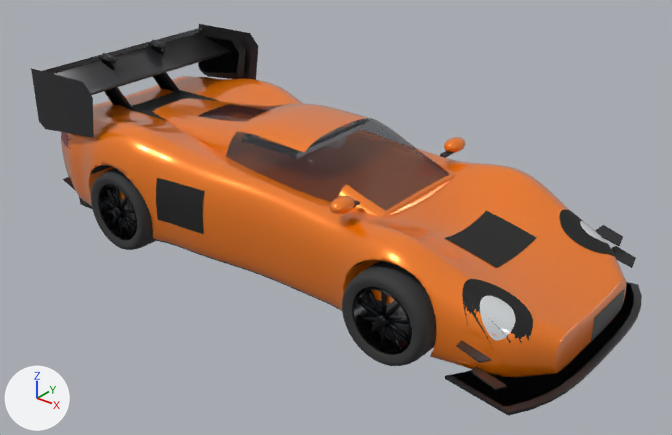
The glTF model modules/graphics/cars/mclaren_720s_gt3.glb, before and after one commit.
Rendered twice from a camera (50 mm lens) standing at (4.59, -5.26, 3.64) and looking at (0.44, -0.08, 0.43). The lights are fixed; the arrows at lower left show +X, +Y and +Z. The first picture is the older version. Where no turn or scale is listed for an object, it has been applied to the vertices. Vertices at exactly the same position are counted once.

Names of what the first picture shows: 'body', 'bumper_front', 'bumper_rear', 'cabin', 'canards', 'splitter', 'splitter_up', 'wheel_fr_spin', 'wheel_rr_spin', 'wing_rear', 'wing_rear_up2', 'wing_rear_up3' and 4 more.
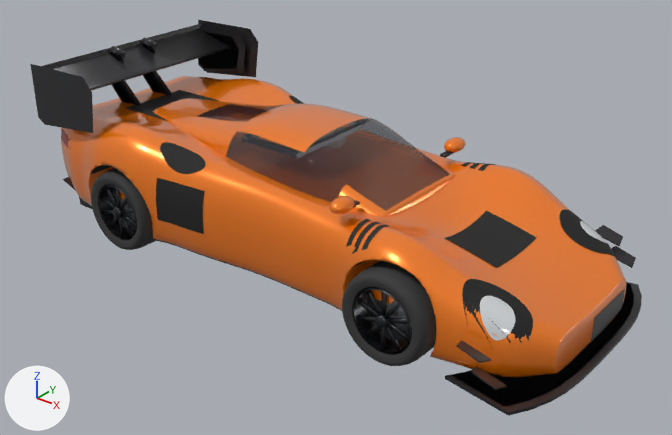
Edits to the bpy script that builds the scene:
```text
Change me_body_004:
    remove me_body_004.from_pydata(...)  # 11247 vertices, 22064 faces; spans x -1.7..2.04, y -1.0..1.0, z 0.08..1.04
    add me_body_004.from_pydata(...)  # 12577 vertices, 24296 faces; spans x -1.7..2.04, y -1.0..1.0, z 0.08..1.04
    me_body_004 part 1: a new loose piece of 171 vertices spanning x -0.76..-0.3, y 0.67..0.86, z 0.82..0.97, in mat_intake (black #161616)
    me_body_004 part 2: a new loose piece of 171 vertices spanning x -0.76..-0.3, y -0.86..-0.67, z 0.82..0.97, in mat_intake (black #161616)
    me_body_004 part 3: a new loose piece of 171 vertices spanning x 1.29..1.34, y 0.61..0.88, z 0.75..0.86, in mat_vent (black #191919)
    me_body_004 part 4: a new loose piece of 171 vertices spanning x 1.29..1.34, y -0.88..-0.61, z 0.75..0.86, in mat_vent (black #191919)
    me_body_004 part 5: a new loose piece of 171 vertices spanning x 1.22..1.26, y -0.88..-0.61, z 0.69..0.85, in mat_vent (black #191919)
    me_body_004 part 6: a new loose piece of 152 vertices spanning x 1.14..1.18, y -0.84..-0.61, z 0.71..0.84, in mat_vent (black #191919)
    other edits to the shape of me_body_004 do not show in these pictures
Change me_wing_rear:
    remove me_wing_rear.from_pydata(...)  # 104 vertices, 174 faces; spans x -2.11..-1.53, y -0.92..0.92, z 0.9..1.29
    add me_wing_rear.from_pydata(...)  # 104 vertices, 174 faces; spans x -2.11..-1.53, y -0.92..0.92, z 0.89..1.33
    me_wing_rear part 7: the loose piece of 56 vertices spanning x -2.07..-1.74, y -0.92..0.92, z 1.12..1.2 is moved by (0.0, 0.0, 0.04)
    me_wing_rear part 8: the loose piece of 6 vertices spanning x -2.11..-1.53, y 0.92, z 0.9..1.29 is moved by (0.0, 0.0, 0.04)
    me_wing_rear part 9: the loose piece of 16 vertices spanning x -2.11..-1.75, y -0.29..-0.28, z 0.9..1.27 is scaled about its middle by (1, 1, 1.12), then moved by (0.0, 0.1, 0.02)
    me_wing_rear part 10: the loose piece of 16 vertices spanning x -2.11..-1.75, y 0.28..0.29, z 0.9..1.27 is scaled about its middle by (1, 1, 1.12), then moved by (0.0, -0.1, 0.02)
    other edits to the shape of me_wing_rear do not show in these pictures
Change me_wing_rear_up2:
    remove me_wing_rear_up2.from_pydata(...)  # 104 vertices, 174 faces; spans x -2.11..-1.45, y -0.92..0.92, z 0.88..1.34
    add me_wing_rear_up2.from_pydata(...)  # 104 vertices, 174 faces; spans x -2.11..-1.45, y -0.92..0.92, z 0.9..1.38
    me_wing_rear_up2 part 11: the loose piece of 6 vertices spanning x -2.11..-1.45, y 0.92, z 0.88..1.34 is moved by (0.0, 0.0, 0.04)
    me_wing_rear_up2 part 12: the loose piece of 16 vertices spanning x -2.11..-1.7, y -0.29..-0.28, z 0.9..1.32 is scaled about its middle by (1, 1, 1.11), then moved by (0.0, 0.1, 0.02)
    me_wing_rear_up2 part 13: the loose piece of 16 vertices spanning x -2.11..-1.7, y 0.28..0.29, z 0.9..1.32 is scaled about its middle by (1, 1, 1.11), then moved by (0.0, -0.1, 0.02)
    other edits to the shape of me_wing_rear_up2 do not show in these pictures
Change me_wing_rear_up3:
    remove me_wing_rear_up3.from_pydata(...)  # 104 vertices, 174 faces; spans x -2.11..-1.32, y -0.96..0.96, z 0.85..1.39
    add me_wing_rear_up3.from_pydata(...)  # 104 vertices, 174 faces; spans x -2.11..-1.32, y -0.96..0.96, z 0.89..1.43
    me_wing_rear_up3 part 14: the loose piece of 56 vertices spanning x -2.07..-1.65, y -0.95..0.95, z 1.16..1.3 is moved by (0.0, 0.0, 0.04)
    me_wing_rear_up3 part 15: the loose piece of 4 vertices spanning x -2.07, y -0.95..0.95, z 1.3..1.34 is moved by (0.0, 0.0, 0.04)
    me_wing_rear_up3 part 16: the loose piece of 6 vertices spanning x -2.11..-1.32, y -0.96, z 0.85..1.39 is moved by (0.0, 0.0, 0.04)
    me_wing_rear_up3 part 17: the loose piece of 6 vertices spanning x -2.11..-1.32, y 0.96, z 0.85..1.39 is moved by (0.0, 0.0, 0.04)
    me_wing_rear_up3 part 18: the loose piece of 16 vertices spanning x -2.11..-1.65, y -0.29..-0.28, z 0.9..1.37 is scaled about its middle by (1, 1, 1.1), then moved by (0.0, 0.1, 0.02)
    me_wing_rear_up3 part 19: the loose piece of 16 vertices spanning x -2.11..-1.65, y 0.28..0.29, z 0.9..1.37 is scaled about its middle by (1, 1, 1.1), then moved by (0.0, -0.1, 0.02)
```

Location of each change, (x1, y1, x2, y2) in pixels of the pictures (672 x 435 px; the box of a moved part takes in the faces that stretch with it):
'wing_rear_up3', reshaped: before (31, 24, 259, 138); after (30, 20, 258, 133)
'wing_rear_up2', reshaped (6% narrower): before (101, 30, 246, 107); after (110, 26, 246, 105)
'wing_rear', reshaped (mostly hidden): before (93, 37, 239, 106); after (91, 32, 239, 104)
part 1 of me_body_004, added: after (289, 95, 304, 104)
part 2 of me_body_004, added (black): after (160, 142, 206, 174)
part 3 of me_body_004, added: after (478, 164, 496, 171)
part 4 of me_body_004, added: after (361, 225, 388, 250)
part 5 of me_body_004, added: after (352, 222, 379, 254)
part 6 of me_body_004, added: after (346, 219, 371, 246)
part 7 of me_wing_rear, moved or reshaped (mostly hidden): before (93, 54, 224, 95); after (91, 50, 224, 91)
part 8 of me_wing_rear, moved or reshaped: before (199, 37, 239, 73); after (198, 32, 239, 69)
part 9 of me_wing_rear, moved or reshaped: before (104, 89, 124, 106); after (111, 83, 133, 104)
part 10 of me_wing_rear, moved or reshaped: before (153, 74, 172, 91); after (143, 51, 165, 94)
part 11 of me_wing_rear_up2, moved or reshaped: before (198, 30, 244, 77); after (198, 26, 243, 73)
part 12 of me_wing_rear_up2, moved or reshaped: before (101, 59, 127, 107); after (110, 53, 136, 105)
part 13 of me_wing_rear_up2, moved or reshaped: before (151, 45, 175, 91); after (142, 43, 168, 94)
part 14 of me_wing_rear_up3, moved or reshaped: before (51, 32, 231, 95); after (50, 28, 231, 90)
part 15 of me_wing_rear_up3, moved or reshaped: before (43, 27, 202, 73); after (42, 24, 201, 69)
part 16 of me_wing_rear_up3, moved or reshaped: before (31, 68, 94, 138); after (30, 64, 93, 133)
part 17 of me_wing_rear_up3, moved or reshaped: before (199, 24, 259, 79); after (198, 20, 258, 77)
part 18 of me_wing_rear_up3, moved or reshaped: before (99, 53, 133, 108); after (108, 46, 142, 106)
part 19 of me_wing_rear_up3, moved or reshaped: before (149, 40, 181, 92); after (140, 38, 173, 95)
